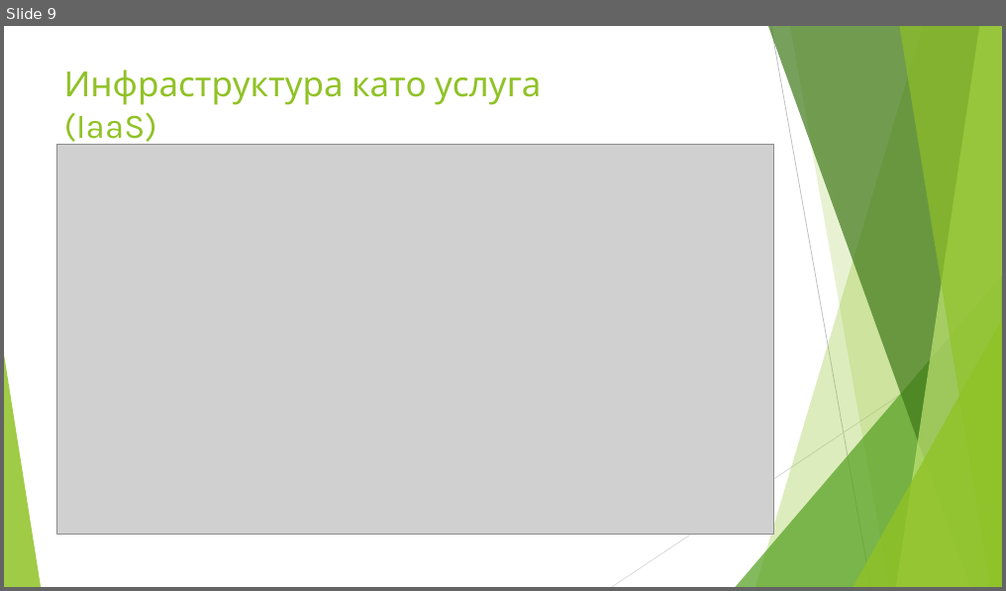
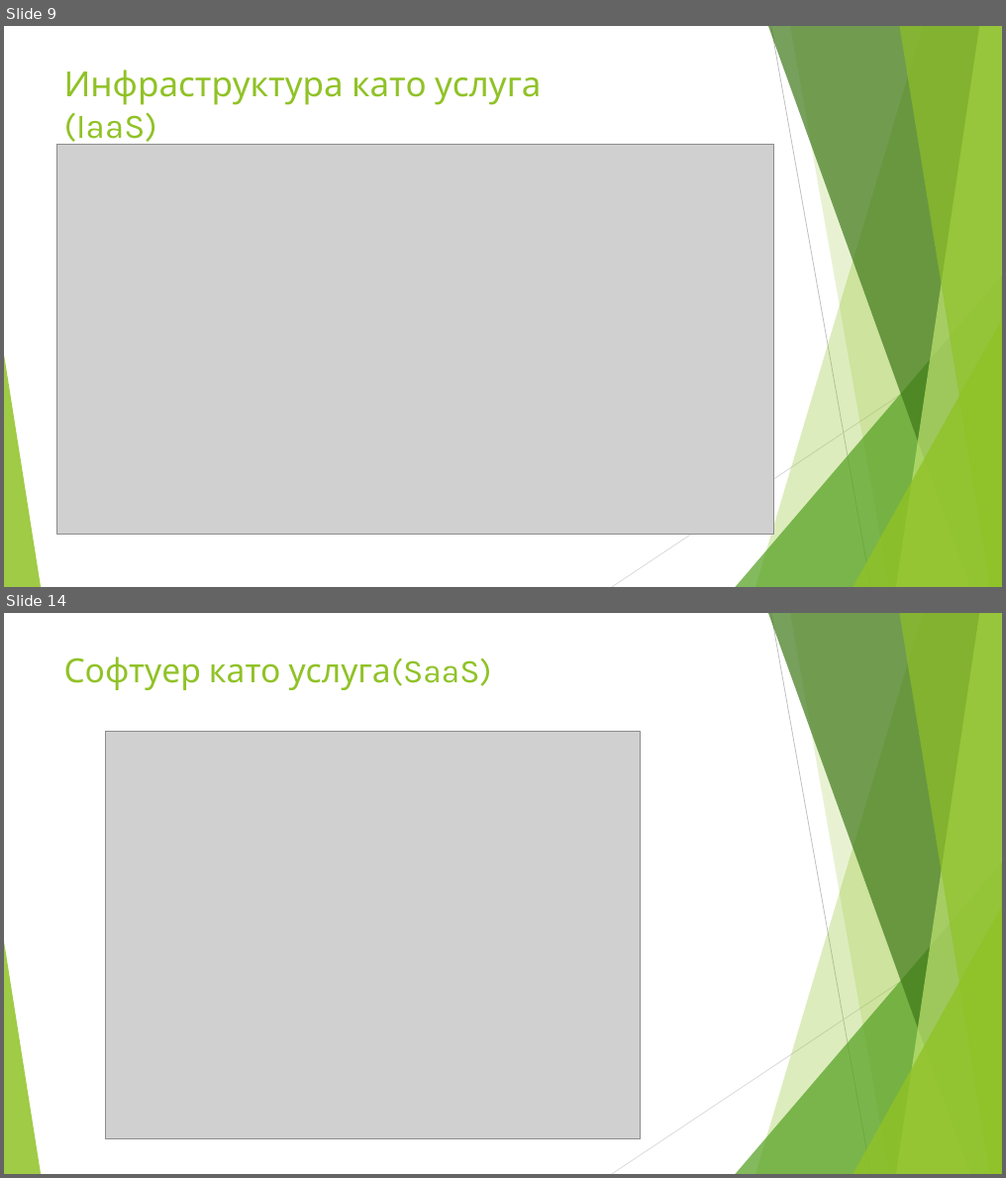
Before and after one commit to enchobelezirev/CloudComputing, a slide deck: CLOUD COMPUTING.pptx. Shown one above the other, each under a label of ours: slide 9 before the commit, slides 9 and 14 after it; the slides between them are not shown. The pictures are 1006x591 and 1006x1178 pixels, drawn with LibreOffice and Linux fonts; fonts in the diff are those of the drawing; grey boxes stand for pictures. Boxes give left, top, right and bottom in pixels: in the first picture for what was removed or moved away, otherwise in the second. Text is boxed around its words. In the diff, an @@ line names an element or a change of style, - is before the commit and + after.

Commit message:
PaaS text fixes. Security topic from the main content removed. Saas slides added. Updated docx file with more info

```diff
--- a/CLOUD COMPUTING.pptx
+++ b/CLOUD COMPUTING.pptx
@@ slide 14 added at <box>4,613,1002,1174</box>, background #FFFFFF; not listed: 10 template elements that a slide beside it also shows @@
@@ text added at <box>64,657,492,690</box>, 32 pt, text #90C226 @@
+  Софтуер като услуга(SaaS)
@@ picture added at <box>106,731,640,1140</box> @@
```
Also in this commit, not shown: 5 slides changed, 1 other slide added, 1 other file.
